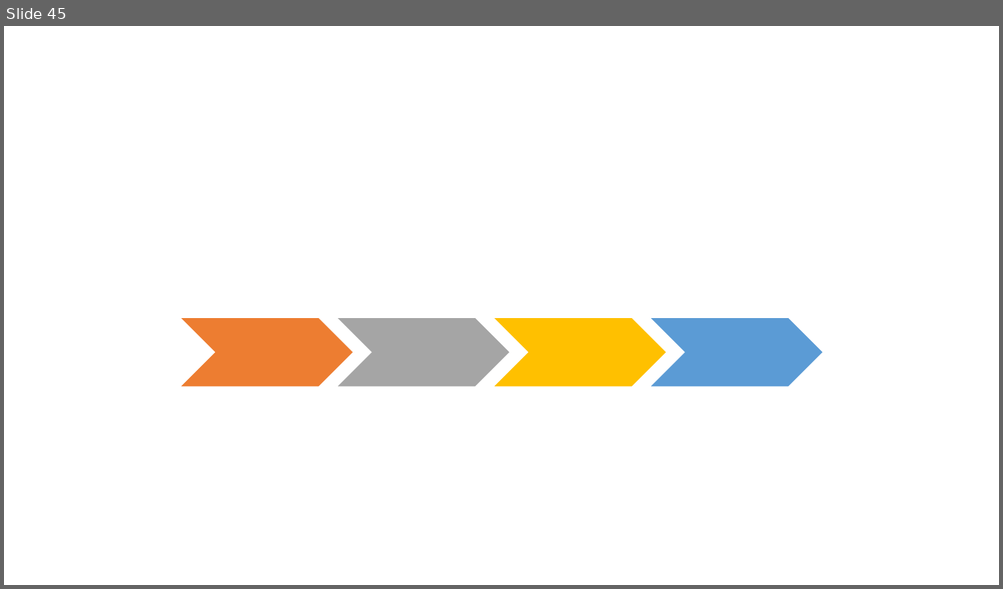
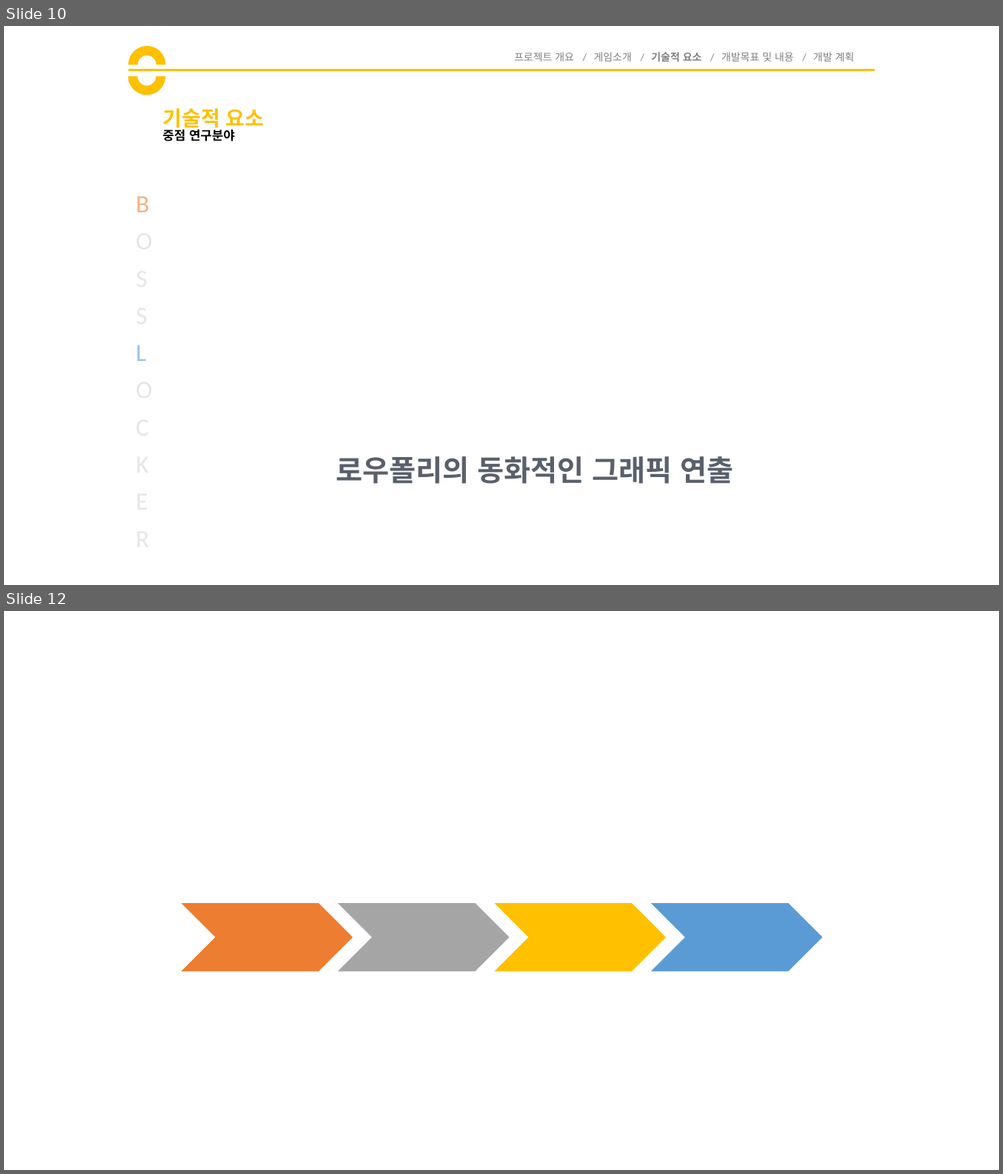
Before and after one commit to goddun/Report, a slide deck: 제안서.pptx. Shown one above the other, each under a label of ours: slide 45 before the commit, slides 10 and 12 after it; the slides between them are not shown. The pictures are 1003x589 and 1003x1174 pixels, drawn with LibreOffice and Linux fonts; fonts in the diff are those of the drawing. Boxes give left, top, right and bottom in pixels: in the first picture for what was removed or moved away, otherwise in the second. Text is boxed around its words. In the diff, an @@ line names an element or a change of style, - is before the commit and + after.

```diff
--- a/제안서.pptx
+++ b/제안서.pptx
@@ slide 10 added at bbox=[4, 26, 999, 585], background #FFFFFF @@
@@ arch (boxed as its full ring) added at bbox=[128, 46, 166, 84], fill #FFC000 @@
@@ arch (boxed as its full ring) added at bbox=[128, 58, 165, 96], fill #FFC000 @@
@@ line added from (128, 70) to (875, 70), #FFC000 2.25 pt @@
@@ text added at bbox=[514, 52, 854, 62], 10 pt, text #808080 @@
+프로젝트 개요 / 게임소개 / 기술적 요소 / 개발목표 및 내용 / 개발 계획
@@ title added at bbox=[163, 108, 264, 132], 20 pt, text #FFC000, bold @@
+기술적 요소
@@ text added at bbox=[162, 127, 235, 141], 12 pt, text #000000, bold @@
+중점 연구분야
@@ text added at bbox=[136, 196, 149, 361], 24 pt, text #E7E6E6 @@
+B
+O
+S
+S
+L
+O
+C
+K
+E
+R
@@ text added at bbox=[336, 457, 734, 484], 28 pt, text #59606B, bold @@
+로우폴리의 동화적인 그래픽 연출
@@ what was slide 45 is now slide 12 @@
```
Also in this commit, not shown: 4 slides changed, 2 other slides added, 36 slides removed.
